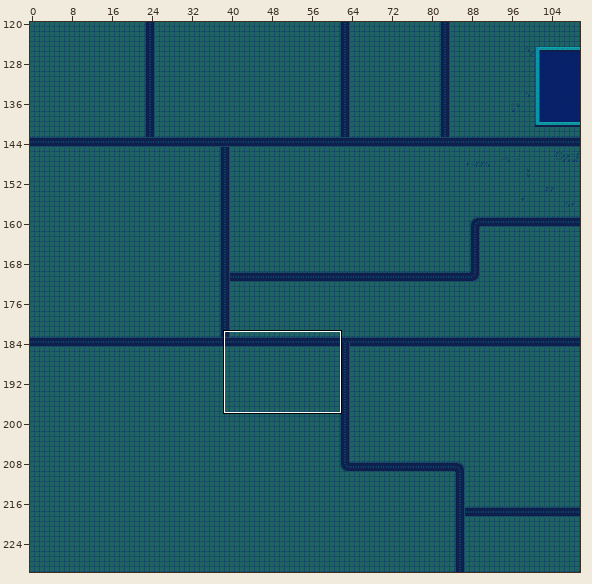
One commit to this Tiled map: assets/images/tileset/tiledmap.tmx. The picture above shows the old version from afar; the outline marks the close-up.
Close-up. Old version:
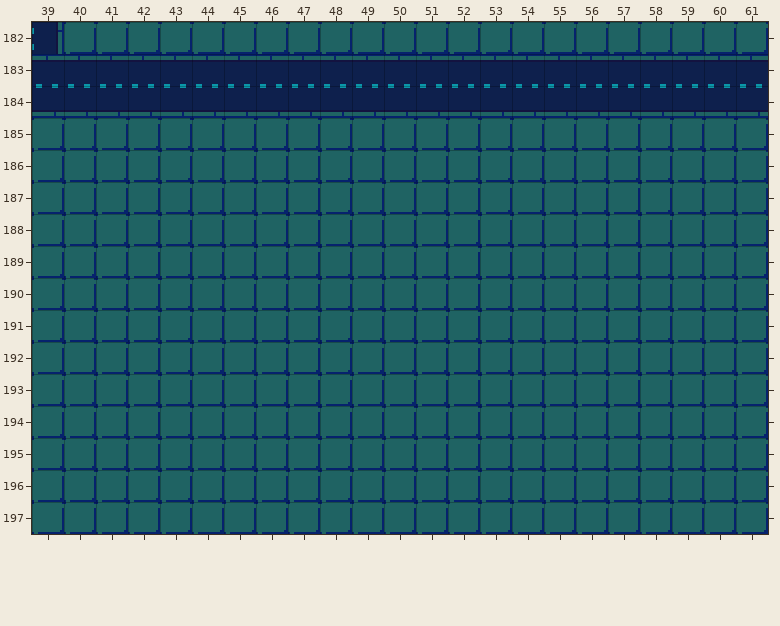
Cells are 16x16 px. Shown: x 39..61, y 182..197. The commit also changed other parts of the map, which this record leaves out.
The same view after the edit:
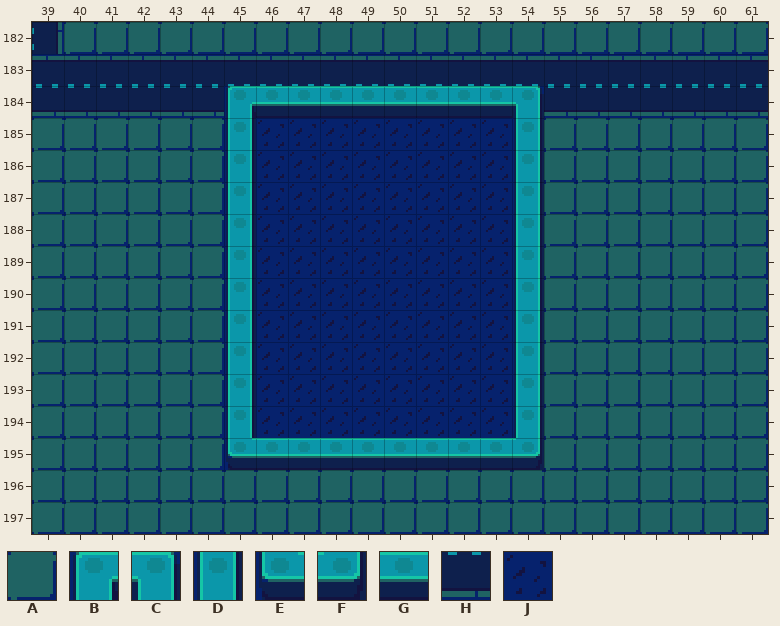
Key: from "tileset_arranged": A 0, B 4, C 5, D 19, E 20, F 21, G 36, H 112, J 145.
_ is an empty cell, # one hidden under a higher layer, . an unchanged one.
Tiles of an added or newly shown layer are drawn over the layers below it.
The exact change:
--- layer "ground"
@@ x 45..54 @@
-184 HHHHHHHHHH
-185 AAAAAAAAAA
-186 AAAAAAAAAA
-187 AAAAAAAAAA
-188 AAAAAAAAAA
-189 AAAAAAAAAA
-190 AAAAAAAAAA
-191 AAAAAAAAAA
-192 AAAAAAAAAA
-193 AAAAAAAAAA
-194 AAAAAAAAAA
-195 AAAAAAAAAA
+184 ##########
+185 #JJJJJJJJ#
+186 #JJJJJJJJ#
+187 #JJJJJJJJ#
+188 #JJJJJJJJ#
+189 #JJJJJJJJ#
+190 #JJJJJJJJ#
+191 #JJJJJJJJ#
+192 #JJJJJJJJ#
+193 #JJJJJJJJ#
+194 #JJJJJJJJ#
+195 ##########
--- layer "walls" (added)
@@ x 45..54 @@
-184 __________
-185 _........_
-186 _........_
-187 _........_
-188 _........_
-189 _........_
-190 _........_
-191 _........_
-192 _........_
-193 _........_
-194 _........_
-195 __________
+184 BGGGGGGGGC
+185 D........D
+186 D........D
+187 D........D
+188 D........D
+189 D........D
+190 D........D
+191 D........D
+192 D........D
+193 D........D
+194 D........D
+195 EGGGGGGGGF
Changed places in both close-ups, as pixel boxes (x1, y1, x2, y2):
changed: (224, 86, 544, 470)
